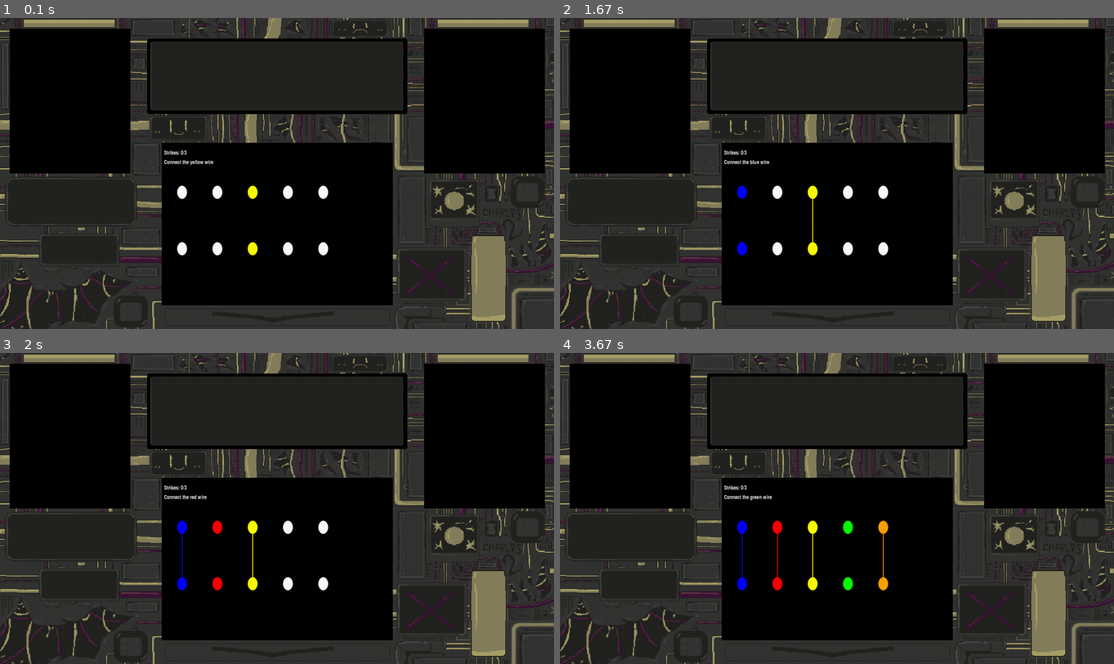
Above: before the commit, frames 1-4 (two rows, left to right).
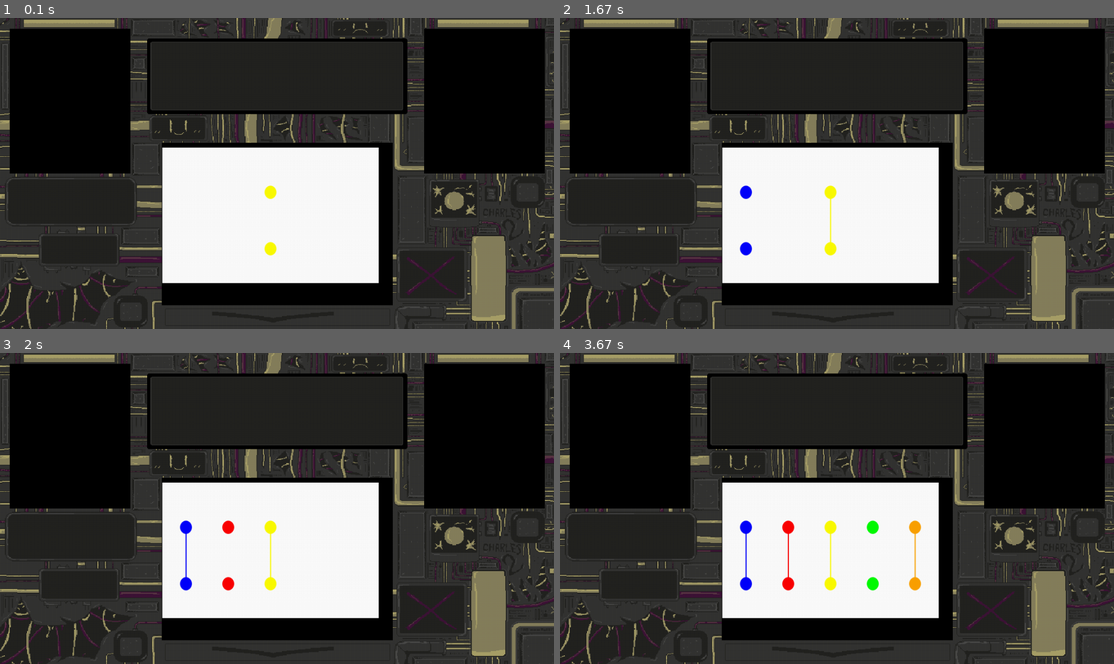
Above: after the commit, the same moments.

Repository: charles-kahlenberg/Bomb-defusal
Game: pygame game, started from Wires GUI.py
Two runs of this game, one before a commit and one after it. Both use one fixed random seed, a clock stepped at 60 frames per second and the inputs below.
Inputs:
- Up to frame 1 (0.1 s): no input
- Up to frame 2 (1.67 s): tap 3 at 1.33 s
- Up to frame 3 (2 s): tap 1 at 1.67 s
- Up to frame 4 (3.67 s): tap 2 at 2.5 s; tap 5 at 3.33 s

The runs differ from the first frame. In frame 1, 17% of the frame differs, in the area x 29-69%, y 41-86%; in frame 2, 17%; in frame 3, 17%; in frame 4, 17%.

Commit message:
Update Wires GUI.py

Diff:
--- a/Wires GUI.py
+++ b/Wires GUI.py
@@ -31,7 +31,7 @@
 
 MINIGAME_WINDOW_X = 300
 MINIGAME_WINDOW_Y = 240
-MINIGAME_WINDOW_W = 334
+MINIGAME_WINDOW_W = 400
 MINIGAME_WINDOW_H = 251
 
 try:
@@ -477,7 +477,7 @@
                     game_over = True
                     won = False
 
-        screen.fill(colors["black"])
+        screen.fill(colors["white"])
 
         # Top row input circles
         for circle_name, wire in [
